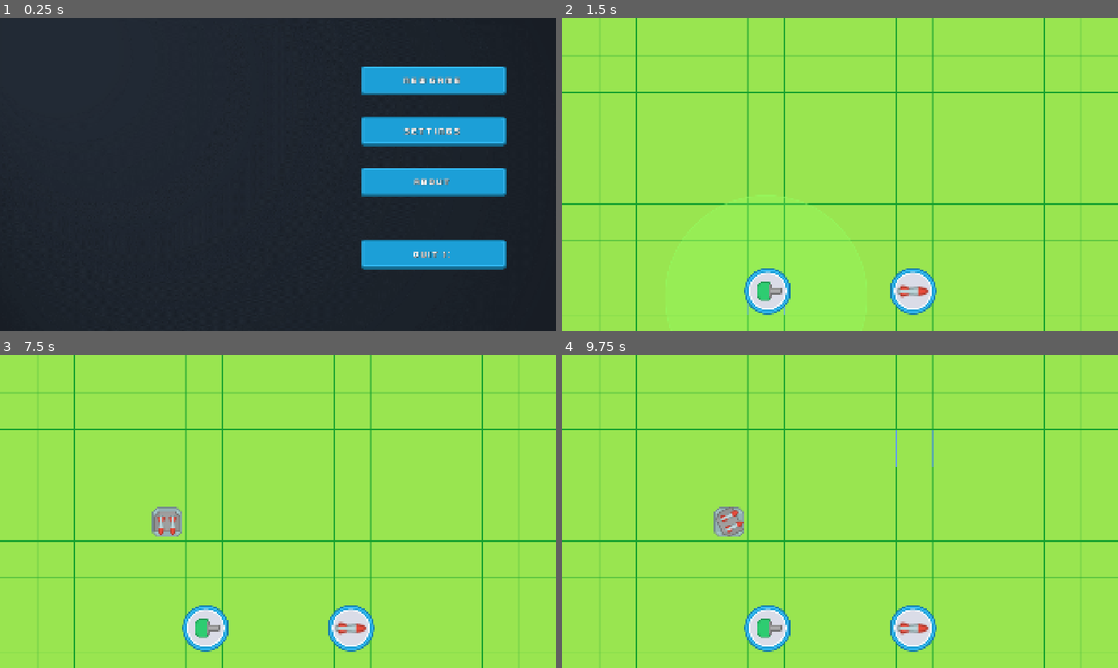
Above: before the commit, frames 1-4 (two rows, left to right).
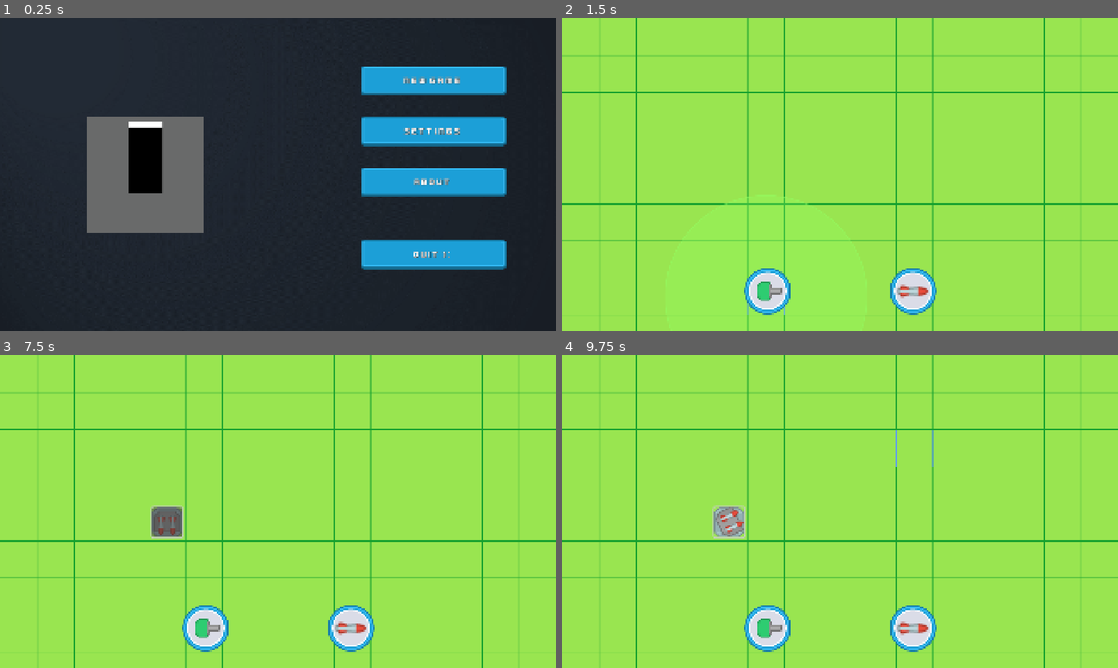
Above: after the commit, the same moments.

Repository: neoandersson321-alt/BaseBuilder-ht25-vt26
Game: Godot game, scene res://Scenes/MainScenes/scene_handler.tscn
The game is run twice, just before and just after one commit, with the same random seed, the same clock (stepped at 60 frames per second) and the same inputs.
Inputs (mouse positions are in pixels of both pictures, inside the frame that each line leads up to):
- Up to frame 1 (0.25 s): no input
- Up to frame 2 (1.5 s): click "New Game" at 0.5 s; click (767, 290) at 1.25 s
- Up to frame 3 (7.5 s): click (350, 627) at 2 s; click (205, 627) at 2.75 s; click (350, 627) at 3.5 s; click (205, 627) at 4.25 s; click (350, 627) at 5 s; tap Enter at 5.75 s; move the mouse to (400, 495) at 5.77 s; hold B (BuildMode) 5.78-6.53 s; tap Space at 6.5 s; move the mouse to (166, 527) at 6.52 s; click (166, 527) at 6.6 s; click (166, 520) at 7.27 s
- Up to frame 4 (9.75 s): click (728, 520) at 8.02 s; click (728, 520) at 8.77 s; tap Enter at 9.5 s; move the mouse to (895, 442) at 9.52 s; right-click (895, 442) at 9.6 s

The runs differ from the first frame. In frame 1, 7.8% of the frame differs, in the area x 15-37%, y 31-69%; in frame 2, nothing differs; in frame 3, 0.6%; in frame 4, 0.1%.

Commit message:
Start på uppgradringsmeny för tornen

Diff:
--- a/BaseBuilder/Scenes/Buildings/gun_t1.tscn
+++ b/BaseBuilder/Scenes/Buildings/gun_t1.tscn
@@ -1,8 +1,11 @@
-[gd_scene load_steps=4 format=3 uid="uid://dm0q6hu2fwkjn"]
+[gd_scene load_steps=5 format=3 uid="uid://dm0q6hu2fwkjn"]
 
 [ext_resource type="Texture2D" uid="uid://bbxu5a3hio4dl" path="res://Resources/Towers/towerDefense_tile181.png" id="1_0cjmx"]
 [ext_resource type="Script" uid="uid://dtc6jprex33xw" path="res://Scripts/Buildings/gun_t1.gd" id="1_d3djr"]
 [ext_resource type="Texture2D" uid="uid://djxhp4s0yjp3y" path="res://Resources/Towers/towerDefense_tile249.png" id="2_d3djr"]
+
+[sub_resource type="StyleBoxFlat" id="StyleBoxFlat_tf21a"]
+bg_color = Color(0.6, 0.6, 0.6, 0)
 
 [node name="GunT1" type="Node2D"]
 scale = Vector2(2, 2)
@@ -17,3 +20,20 @@
 
 [node name="Muzzle" type="Marker2D" parent="Turret"]
 position = Vector2(42, 0)
+
+[node name="UpgradeButton" type="Button" parent="."]
+offset_left = -26.0
+offset_top = -26.0
+offset_right = 26.0
+offset_bottom = 26.0
+theme_override_styles/focus = SubResource("StyleBoxFlat_tf21a")
+theme_override_styles/disabled_mirrored = SubResource("StyleBoxFlat_tf21a")
+theme_override_styles/disabled = SubResource("StyleBoxFlat_tf21a")
+theme_override_styles/hover_pressed_mirrored = SubResource("StyleBoxFlat_tf21a")
+theme_override_styles/hover_pressed = SubResource("StyleBoxFlat_tf21a")
+theme_override_styles/hover_mirrored = SubResource("StyleBoxFlat_tf21a")
+theme_override_styles/hover = SubResource("StyleBoxFlat_tf21a")
+theme_override_styles/pressed_mirrored = SubResource("StyleBoxFlat_tf21a")
+theme_override_styles/pressed = SubResource("StyleBoxFlat_tf21a")
+theme_override_styles/normal_mirrored = SubResource("StyleBoxFlat_tf21a")
+theme_override_styles/normal = SubResource("StyleBoxFlat_tf21a")
--- a/BaseBuilder/Scenes/Buildings/gun_t2.tscn
+++ b/BaseBuilder/Scenes/Buildings/gun_t2.tscn
@@ -1,8 +1,11 @@
-[gd_scene load_steps=4 format=3 uid="uid://i45ydlrsaqgo"]
+[gd_scene load_steps=5 format=3 uid="uid://i45ydlrsaqgo"]
 
 [ext_resource type="Script" uid="uid://bglm8cqogtuhb" path="res://Scripts/Buildings/gun_t2.gd" id="1_pchh8"]
 [ext_resource type="Texture2D" uid="uid://bbxu5a3hio4dl" path="res://Resources/Towers/towerDefense_tile181.png" id="2_7n8vy"]
 [ext_resource type="Texture2D" uid="uid://caiiorjgueove" path="res://Resources/Towers/towerDefense_tile250.png" id="3_4cvab"]
+
+[sub_resource type="StyleBoxFlat" id="StyleBoxFlat_3q1aw"]
+bg_color = Color(0.6, 0.6, 0.6, 0)
 
 [node name="GunT2" type="Node2D"]
 scale = Vector2(2, 2)
@@ -20,3 +23,10 @@
 
 [node name="Marker2D2" type="Marker2D" parent="Turret"]
 position = Vector2(41, -6)
+
+[node name="UpgradeButton" type="Button" parent="."]
+offset_left = -26.0
+offset_top = -26.0
+offset_right = 26.0
+offset_bottom = 26.0
+theme_override_styles/normal = SubResource("StyleBoxFlat_3q1aw")
--- a/BaseBuilder/Scenes/Buildings/missile_t1.tscn
+++ b/BaseBuilder/Scenes/Buildings/missile_t1.tscn
@@ -1,9 +1,12 @@
-[gd_scene load_steps=5 format=3 uid="uid://d1o7iy3dgp2pp"]
+[gd_scene load_steps=6 format=3 uid="uid://d1o7iy3dgp2pp"]
 
 [ext_resource type="Script" uid="uid://bxy7phl7bbeq7" path="res://Scripts/Buildings/missile_t1.gd" id="1_j10f4"]
 [ext_resource type="Texture2D" uid="uid://d2kdrkiel68sd" path="res://Resources/Towers/towerDefense_tile180.png" id="1_qu2v4"]
 [ext_resource type="Texture2D" uid="uid://bhyl3yhmvypm3" path="res://Resources/Towers/towerDefense_tile228.png" id="2_j10f4"]
 [ext_resource type="Texture2D" uid="uid://4xvu43538p0d" path="res://Resources/Towers/towerDefense_tile251.png" id="3_5xlxi"]
+
+[sub_resource type="StyleBoxFlat" id="StyleBoxFlat_ujg6a"]
+bg_color = Color(0.6, 0.6, 0.6, 0)
 
 [node name="MissileT1" type="Node2D"]
 scale = Vector2(2, 2)
@@ -23,3 +26,10 @@
 [node name="Missile2" type="Sprite2D" parent="Turret"]
 position = Vector2(5, 10)
 texture = ExtResource("3_5xlxi")
+
+[node name="UpgradeButton" type="Button" parent="."]
+offset_left = -26.0
+offset_top = -26.0
+offset_right = 26.0
+offset_bottom = 26.0
+theme_override_styles/normal = SubResource("StyleBoxFlat_ujg6a")
--- a/BaseBuilder/Scenes/MainScenes/game_scene.tscn
+++ b/BaseBuilder/Scenes/MainScenes/game_scene.tscn
@@ -6,6 +6,7 @@
 [ext_resource type="Texture2D" uid="uid://djxhp4s0yjp3y" path="res://Resources/Towers/towerDefense_tile249.png" id="3_3mbwn"]
 [ext_resource type="Script" uid="uid://dejioli3i5fyo" path="res://Scripts/UI/ui.gd" id="3_kilg5"]
 [ext_resource type="Texture2D" uid="uid://4xvu43538p0d" path="res://Resources/Towers/towerDefense_tile251.png" id="4_jwv4s"]
+[ext_resource type="PackedScene" uid="uid://b0peupka26mca" path="res://Scenes/UI/upgrade_screen.tscn" id="7_ibdpl"]
 
 [node name="GameScene" type="Node2D" node_paths=PackedStringArray("BaseLayer", "BuildingLayer", "OutlineLayer")]
 script = ExtResource("1_lohlh")
@@ -95,4 +96,7 @@
 grow_vertical = 2
 texture = ExtResource("4_jwv4s")
 
+[node name="UpgradeScreen" parent="UI" instance=ExtResource("7_ibdpl")]
+visible = false
+
 [editable path="GridMap"]
--- a/BaseBuilder/Scenes/UI/main_menu.tscn
+++ b/BaseBuilder/Scenes/UI/main_menu.tscn
@@ -1,7 +1,8 @@
-[gd_scene load_steps=5 format=3 uid="uid://dgvtpqgbrjm1r"]
+[gd_scene load_steps=6 format=3 uid="uid://dgvtpqgbrjm1r"]
 
 [ext_resource type="Texture2D" uid="uid://bvc3mvkbsd1c3" path="res://Resources/UI/BackGround.png" id="1_1ehe0"]
 [ext_resource type="Texture2D" uid="uid://dfxd6hei6tbwd" path="res://Resources/UI/Buttons/button_rectangle_depth_flat.png" id="2_ce3w2"]
+[ext_resource type="Texture2D" uid="uid://dcf1bieb7hple" path="res://Resources/Towers/ex_canon.png" id="2_mrfpk"]
 [ext_resource type="Texture2D" uid="uid://brivunkbeeqhl" path="res://Resources/UI/Buttons/button_rectangle_depth_gradient.png" id="3_n45e2"]
 [ext_resource type="FontFile" uid="uid://bv5wv5mjystu2" path="res://Resources/Fonts/Kenney Future Narrow.ttf" id="4_ce3w2"]
 
@@ -21,6 +22,17 @@
 grow_horizontal = 2
 grow_vertical = 2
 texture = ExtResource("1_1ehe0")
+
+[node name="TextureRect" type="TextureRect" parent="."]
+custom_minimum_size = Vector2(400, 400)
+layout_mode = 2
+offset_left = 300.0
+offset_top = 340.0
+offset_right = 700.0
+offset_bottom = 740.0
+size_flags_horizontal = 0
+size_flags_vertical = 4
+texture = ExtResource("2_mrfpk")
 
 [node name="Margin" type="MarginContainer" parent="."]
 layout_mode = 1
--- /dev/null
+++ b/BaseBuilder/Scenes/UI/upgrade_screen.tscn
@@ -0,0 +1,26 @@
+[gd_scene load_steps=2 format=3 uid="uid://b0peupka26mca"]
+
+[ext_resource type="Script" uid="uid://c775rdv7yyj7d" path="res://Scripts/UI/upgrade_screen.gd" id="1_p3ub5"]
+
+[node name="UpgradeScreen" type="Control"]
+layout_mode = 3
+anchors_preset = 15
+anchor_right = 1.0
+anchor_bottom = 1.0
+grow_horizontal = 2
+grow_vertical = 2
+script = ExtResource("1_p3ub5")
+
+[node name="MarginContainer" type="MarginContainer" parent="."]
+layout_mode = 0
+offset_right = 40.0
+offset_bottom = 40.0
+theme_override_constants/margin_left = 10
+theme_override_constants/margin_top = 10
+theme_override_constants/margin_right = 10
+theme_override_constants/margin_bottom = 10
+
+[node name="ColorRect" type="ColorRect" parent="MarginContainer"]
+custom_minimum_size = Vector2(500, 1060)
+layout_mode = 2
+color = Color(0.431373, 0.431373, 0.431373, 0.490196)
--- a/BaseBuilder/Scripts/Buildings/turrets.gd
+++ b/BaseBuilder/Scripts/Buildings/turrets.gd
@@ -1,6 +1,22 @@
 extends Node2D
 
 @onready var turret = $Turret
+@onready var upgrade_button: Button = $UpgradeButton
+@onready var game_scene: Node2D = get_parent().get_parent().get_parent()
+
+
+signal upgrade_button_pressed
+
+func _ready() -> void:
+	if name != "DragBuilding":
+		upgrade_button.pressed.connect(_on_upgrade_button_pressed.bind(self))
+	else:
+		upgrade_button.queue_free()
+
+
+
+func _on_upgrade_button_pressed(tower):
+	print(str(tower) + "Has Been Upgraded")
 
 func _physics_process(delta: float) -> void:
 	_turn()
--- a/BaseBuilder/Scripts/MainScripts/game_scene.gd
+++ b/BaseBuilder/Scripts/MainScripts/game_scene.gd
@@ -50,12 +50,6 @@
 
 	# get_cell_source_id() gör att vi kan få tag på en cell, om den är tom blir resultatet == -1
 	if BuildingLayer.get_cell_source_id(current_tile) == -1: # Det vi kollar här är ifall det finns någon tile i vårat building lager
-		#for t in $GridMap/Buildings.get_children():
-			#print(t)
-			#if t.position == tile_position:
-				#$UI.update_tower_preview(tile_position, "ff2016a7")
-				#build_valid = false
-				#return
 		$UI.update_tower_preview(tile_position, "91ff63ca")
 		build_valid = true
 		build_location = tile_position
--- a/BaseBuilder/Scripts/UI/ui.gd
+++ b/BaseBuilder/Scripts/UI/ui.gd
@@ -1,6 +1,5 @@
 extends CanvasLayer
 
-var tower_range  = 700
 
 func set_tower_preview(tower_type, mouse_position):
 	var drag_building = load("res://Scenes/Buildings/" + tower_type + ".tscn").instantiate()
@@ -23,6 +22,7 @@
 	add_child(control, true)
 	move_child($BuildingPreview, 0)
 
+
 func update_tower_preview(new_position, color):
 	$BuildingPreview.position = new_position
 	if $BuildingPreview/DragBuilding.modulate != Color(color):
--- /dev/null
+++ b/BaseBuilder/Scripts/UI/upgrade_screen.gd
@@ -0,0 +1,4 @@
+extends Control
+
+var parent: Node2D
+var upgrade_button: Button
Not shown: 1 places in BaseBuilder/Scenes/MainScenes/game_scene.tscn that only renumber resources
Not shown, added: BaseBuilder/Scripts/UI/upgrade_screen.gd.uid
